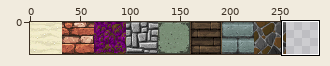
Sprite sheet -- Assets/tileset.png. The first picture is a wide view before the edit; the outline marks the close-up.
Close-up. The starting point:
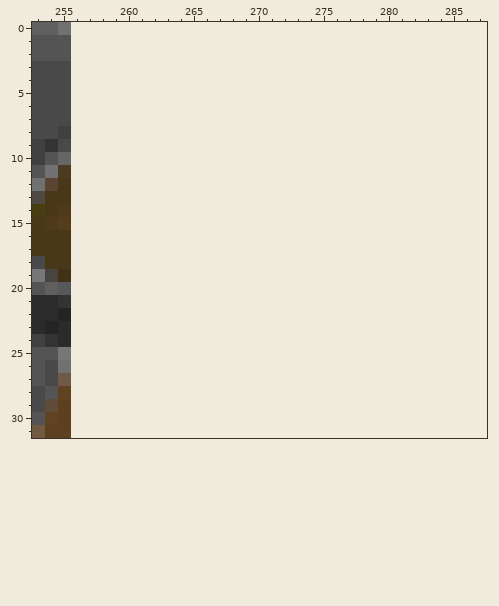
The file is 256x32 pixels. Colours within 5 levels of each other are drawn and written as one. Shown: x 253..287, y 0..31. The old version is drawn lined up with the new one, on the new canvas.
Now the later version:
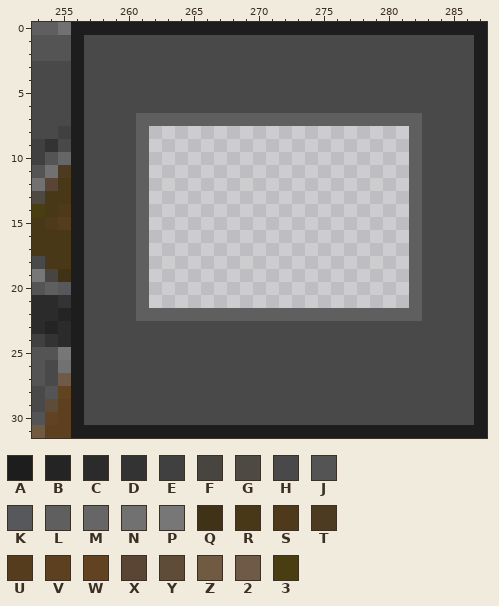
Palette (. is transparent): A #1d1d1d  B #242424  C #2b2b2b  D #333333  E #404040  F #484541  G #4e4943  H #494949  J #545454  K #57585b  L #5f5f5f  M #666666  N #717171  P #777777  Q #403216  R #483818  S #4e3a1a  T #4d3b21  U #553c1c  V #5c4020  W #624321  X #5a4433  Y #5f4c38  Z #705a42  2 #6f5a48  3 #493d12
What changed:
{"change": "canvas 256x32 -> 288x32"}
{"y":0,"x":256,"old":"................................","new":"AAAAAAAAAAAAAAAAAAAAAAAAAAAAAAAA"}
{"y":1,"x":256,"old":"................................","new":"AHHHHHHHHHHHHHHHHHHHHHHHHHHHHHHA"}
{"y":2,"x":256,"old":"................................","new":"AHHHHHHHHHHHHHHHHHHHHHHHHHHHHHHA"}
{"y":3,"x":256,"old":"................................","new":"AHHHHHHHHHHHHHHHHHHHHHHHHHHHHHHA"}
{"y":4,"x":256,"old":"................................","new":"AHHHHHHHHHHHHHHHHHHHHHHHHHHHHHHA"}
{"y":5,"x":256,"old":"................................","new":"AHHHHHHHHHHHHHHHHHHHHHHHHHHHHHHA"}
{"y":6,"x":256,"old":"................................","new":"AHHHHHHHHHHHHHHHHHHHHHHHHHHHHHHA"}
{"y":7,"x":256,"old":"................................","new":"AHHHHLLLLLLLLLLLLLLLLLLLLLLHHHHA"}
{"y":8,"x":256,"old":"......","new":"AHHHHL"}
{"y":8,"x":282,"old":"......","new":"LHHHHA"}
{"y":9,"x":256,"old":"......","new":"AHHHHL"}
{"y":9,"x":282,"old":"......","new":"LHHHHA"}
{"y":10,"x":256,"old":"......","new":"AHHHHL"}
{"y":10,"x":282,"old":"......","new":"LHHHHA"}
{"y":11,"x":256,"old":"......","new":"AHHHHL"}
{"y":11,"x":282,"old":"......","new":"LHHHHA"}
{"y":12,"x":256,"old":"......","new":"AHHHHL"}
{"y":12,"x":282,"old":"......","new":"LHHHHA"}
{"y":13,"x":256,"old":"......","new":"AHHHHL"}
{"y":13,"x":282,"old":"......","new":"LHHHHA"}
{"y":14,"x":256,"old":"......","new":"AHHHHL"}
{"y":14,"x":282,"old":"......","new":"LHHHHA"}
{"y":15,"x":256,"old":"......","new":"AHHHHL"}
{"y":15,"x":282,"old":"......","new":"LHHHHA"}
{"y":16,"x":256,"old":"......","new":"AHHHHL"}
{"y":16,"x":282,"old":"......","new":"LHHHHA"}
{"y":17,"x":256,"old":"......","new":"AHHHHL"}
{"y":17,"x":282,"old":"......","new":"LHHHHA"}
{"y":18,"x":256,"old":"......","new":"AHHHHL"}
{"y":18,"x":282,"old":"......","new":"LHHHHA"}
{"y":19,"x":256,"old":"......","new":"AHHHHL"}
{"y":19,"x":282,"old":"......","new":"LHHHHA"}
{"y":20,"x":256,"old":"......","new":"AHHHHL"}
{"y":20,"x":282,"old":"......","new":"LHHHHA"}
{"y":21,"x":256,"old":"......","new":"AHHHHL"}
{"y":21,"x":282,"old":"......","new":"LHHHHA"}
{"y":22,"x":256,"old":"................................","new":"AHHHHLLLLLLLLLLLLLLLLLLLLLLHHHHA"}
{"y":23,"x":256,"old":"................................","new":"AHHHHHHHHHHHHHHHHHHHHHHHHHHHHHHA"}
{"y":24,"x":256,"old":"................................","new":"AHHHHHHHHHHHHHHHHHHHHHHHHHHHHHHA"}
{"y":25,"x":256,"old":"................................","new":"AHHHHHHHHHHHHHHHHHHHHHHHHHHHHHHA"}
{"y":26,"x":256,"old":"................................","new":"AHHHHHHHHHHHHHHHHHHHHHHHHHHHHHHA"}
{"y":27,"x":256,"old":"................................","new":"AHHHHHHHHHHHHHHHHHHHHHHHHHHHHHHA"}
{"y":28,"x":256,"old":"................................","new":"AHHHHHHHHHHHHHHHHHHHHHHHHHHHHHHA"}
{"y":29,"x":256,"old":"................................","new":"AHHHHHHHHHHHHHHHHHHHHHHHHHHHHHHA"}
{"y":30,"x":256,"old":"................................","new":"AHHHHHHHHHHHHHHHHHHHHHHHHHHHHHHA"}
{"y":31,"x":256,"old":"................................","new":"AAAAAAAAAAAAAAAAAAAAAAAAAAAAAAAA"}
